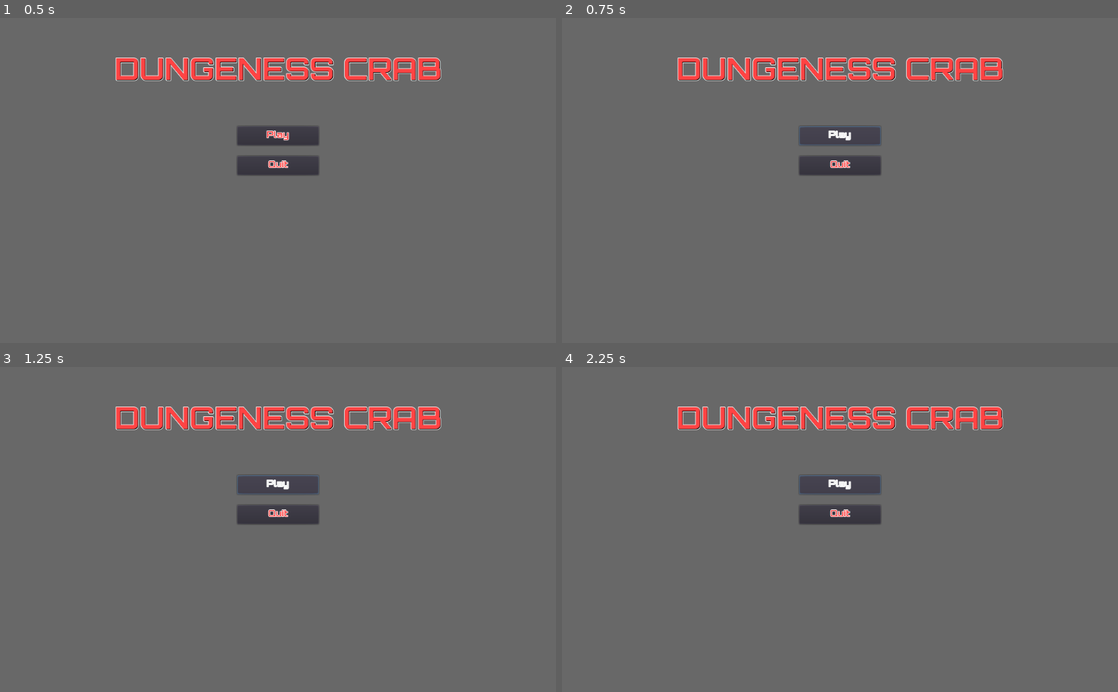
Above: before the commit, frames 1-4 (two rows, left to right).
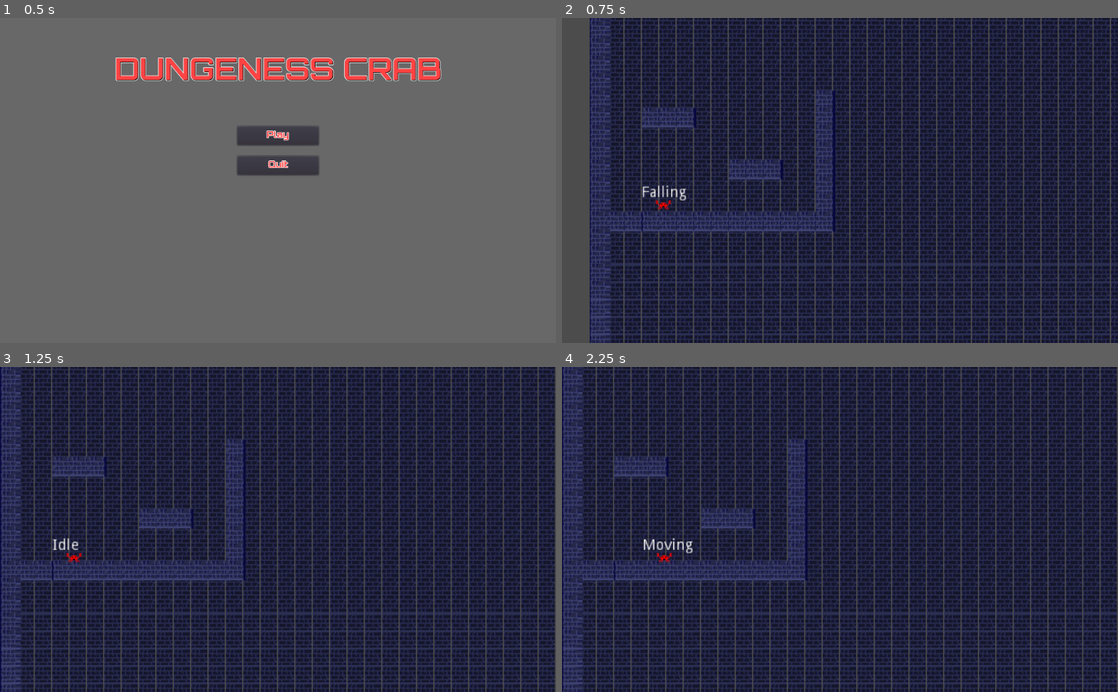
Above: after the commit, the same moments.

Repository: NickPieto/Game-Jam-XNHJ-FINAL
Game: Godot game, scene res://UI/Main Menu.tscn
Same seed, same stepped clock (60 frames per second), same inputs: the game is played once before the commit and once after it.
Inputs (mouse positions are in pixels of both pictures, inside the frame that each line leads up to):
- Up to frame 1 (0.5 s): no input
- Up to frame 2 (0.75 s): click "Play" at 0.5 s
- Up to frame 3 (1.25 s): no input
- Up to frame 4 (2.25 s): click (840, 484) at 1.25 s, where only the run before the commit has a clickable "Play"; tap Enter at 2 s; hold D (right) from 2.03 s (still down)

Frame 1 is identical in both runs. In frame 2, 100% of the frame differs, in the area x 0-100%, y 0-100%; in frame 3, 100%; in frame 4, 100%.

Commit message:
Revert "Merge branch 'main' of https://github.com/NickPieto/Game-Jam-XNHJ-FINAL"
This reverts commit f905ced630e5f5ab5bb95b0d4f039164c1fc7b6c, reversing
changes made to c957dc9a11a9afd4bd40bcd93fa9a0b3997bc9f5.

Diff:
--- a/Final Project/Game.tscn
+++ b/Final Project/Game.tscn
@@ -10,7 +10,6 @@
 [ext_resource path="res://Player/Player.tscn" type="PackedScene" id=8]
 [ext_resource path="res://Game.gd" type="Script" id=9]
 [ext_resource path="res://UI/Pause.tscn" type="PackedScene" id=10]
-[ext_resource path="res://Assets/GameJamPossibleTrack2.mp3" type="AudioStream" id=10]
 
 [sub_resource type="TileSet" id=1]
 0/name = "background_wall.png 0"
@@ -230,7 +229,3 @@
 [node name="Pause" parent="UI" instance=ExtResource( 10 )]
 pause_mode = 2
 visible = false
-
-[node name="AudioStreamPlayer" type="AudioStreamPlayer" parent="."]
-stream = ExtResource( 10 )
-autoplay = true
--- a/Final Project/UI/Main Menu.tscn
+++ b/Final Project/UI/Main Menu.tscn
@@ -1,8 +1,7 @@
-[gd_scene load_steps=7 format=2]
+[gd_scene load_steps=6 format=2]
 
 [ext_resource path="res://Assets/Orbitron Bold.ttf" type="DynamicFontData" id=1]
 [ext_resource path="res://UI/Main Menu.gd" type="Script" id=2]
-[ext_resource path="res://Assets/GameJamPossibleTrack3.mp3" type="AudioStream" id=3]
 
 [sub_resource type="DynamicFont" id=1]
 size = 55
@@ -64,9 +63,5 @@
 custom_fonts/font = SubResource( 3 )
 text = "Quit"
 
-[node name="AudioStreamPlayer" type="AudioStreamPlayer" parent="."]
-stream = ExtResource( 3 )
-autoplay = true
-
 [connection signal="pressed" from="Play" to="." method="_on_Play_pressed"]
 [connection signal="pressed" from="Quit" to="." method="_on_Quit_pressed"]
